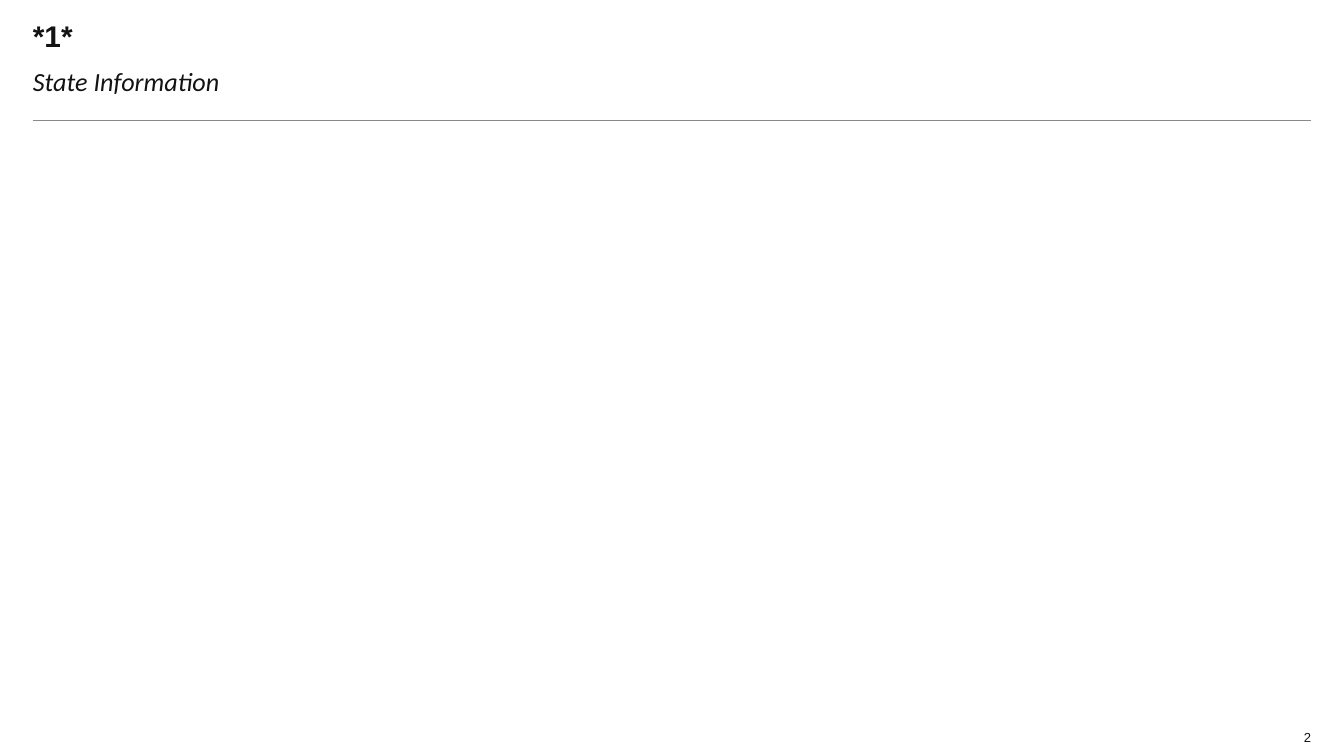
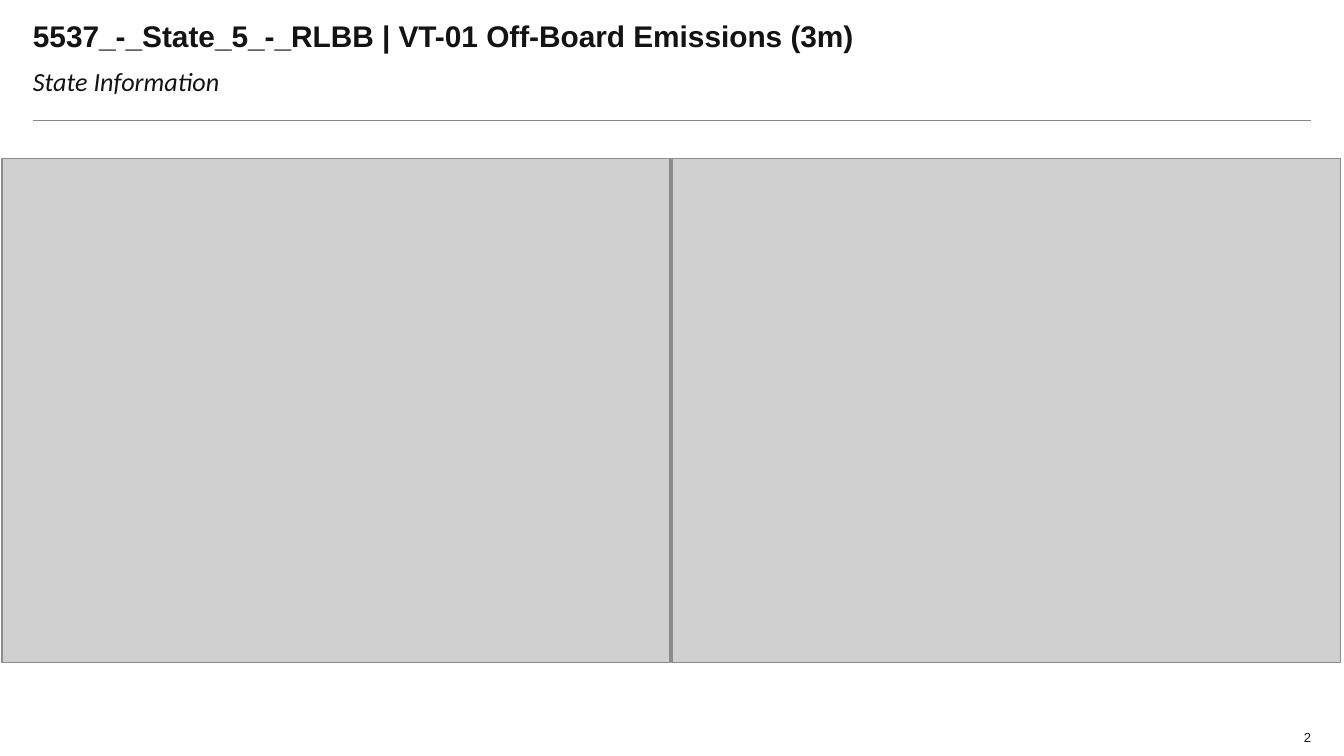
Before and after one commit to Laurapaws/graphGrabber, a slide deck: slide 2 of newDeck.pptx. Drawn at 1344x756 pixels with LibreOffice and Linux fonts; fonts in the diff are those of the drawing; grey boxes stand for pictures; background and template pictures are left out. Boxes give left, top, right and bottom in pixels: in the first picture for what was removed or moved away, otherwise in the second. Text is boxed around its words. In the diff, an @@ line names an element or a change of style, - is before the commit and + after.

```diff
--- a/newDeck.pptx
+++ b/newDeck.pptx
@@ title at (33, 25, 854, 52): text changed @@
-*1*
+5537_-_State_5_-_RLBB | VT-01 Off-Board Emissions (3m)
@@ picture added at (1, 159, 669, 663) @@
@@ picture added at (672, 159, 1340, 663) @@
```
Also in this commit, not shown: 8 other slides changed, 1 other file.
